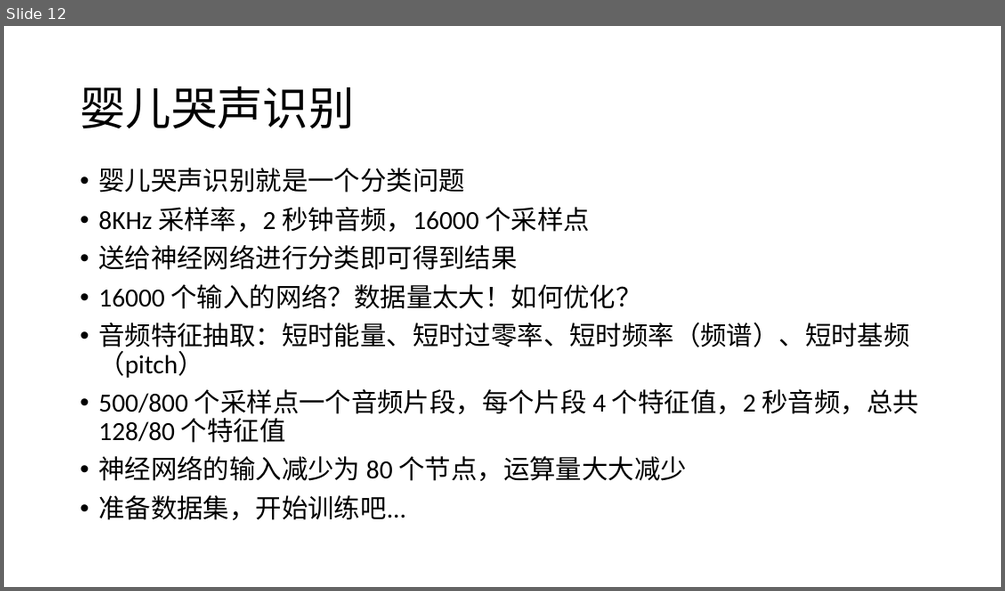
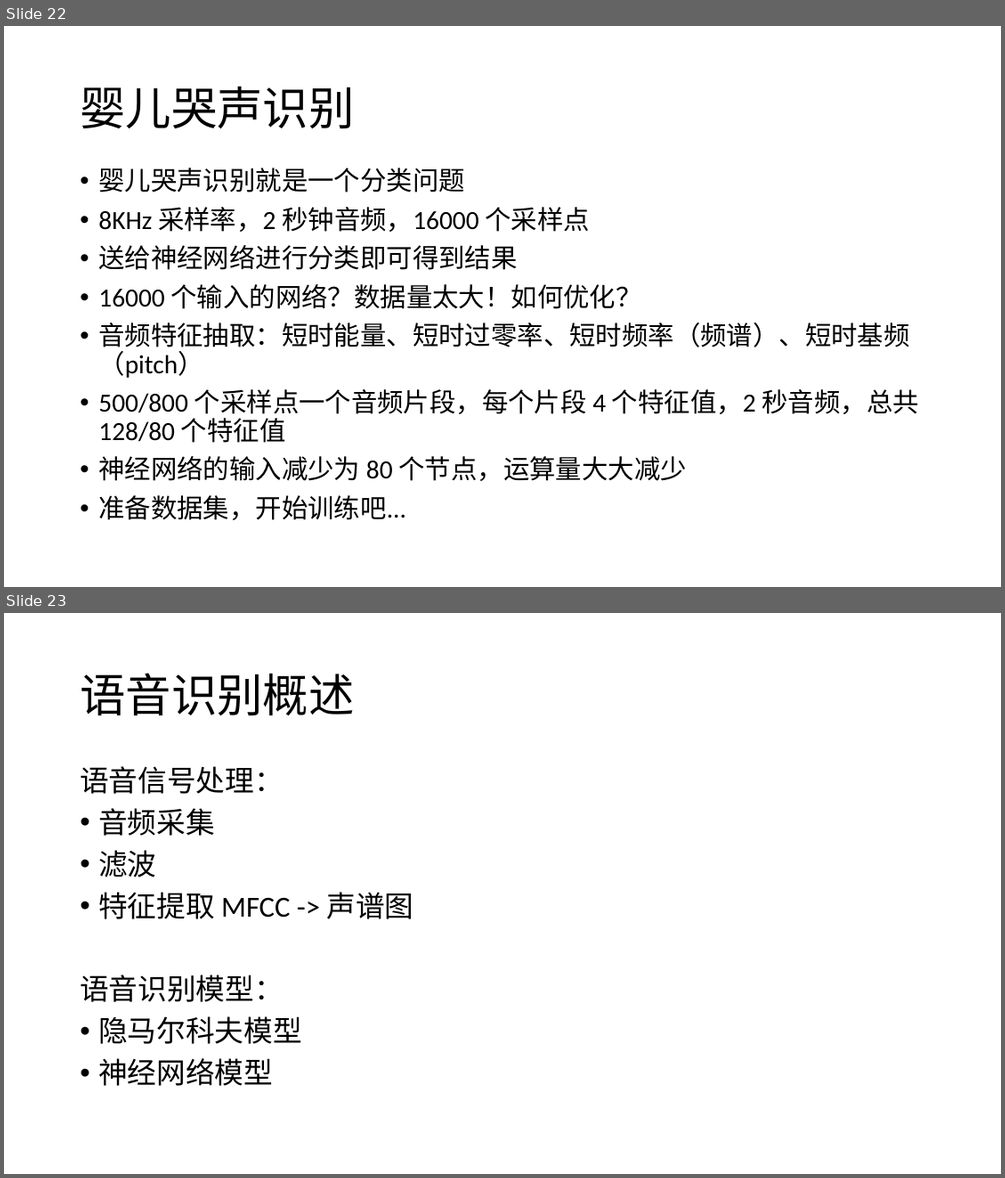
Before and after one commit to rockcarry/ffann, a slide deck: docs/BP 神经网络 C 语言实现与项目应用.pptx. Shown one above the other, each under a label of ours: slide 12 before the commit, slides 22 and 23 after it. The pictures are 1005x591 and 1005x1178 pixels, drawn with LibreOffice and Linux fonts; fonts in the diff are those of the drawing. Boxes give left, top, right and bottom in pixels: in the first picture for what was removed or moved away, otherwise in the second. Text is boxed around its words. In the diff, an @@ line names an element or a change of style, - is before the commit and + after.

Commit message:
更新 'BP 神经网络 C 语言实现与项目应用.pptx'

```diff
--- a/docs/BP 神经网络 C 语言实现与项目应用.pptx
+++ b/docs/BP 神经网络 C 语言实现与项目应用.pptx
@@ slide 23 added at bbox=[4, 613, 1001, 1174], background #FFFFFF @@
@@ title added at bbox=[80, 673, 354, 715], 44 pt, text #000000 @@
+语音识别概述
@@ text added at bbox=[80, 766, 414, 1086], 28 pt, text #000000 @@
+语音信号处理：
+• 音频采集
+• 滤波
+• 特征提取 MFCC -> 声谱图
+语音识别模型：
+• 隐马尔科夫模型
+• 神经网络模型
@@ what was slide 12 is now slide 22 @@
```
Also in this commit, not shown: 2 slides changed, 29 other slides added.
